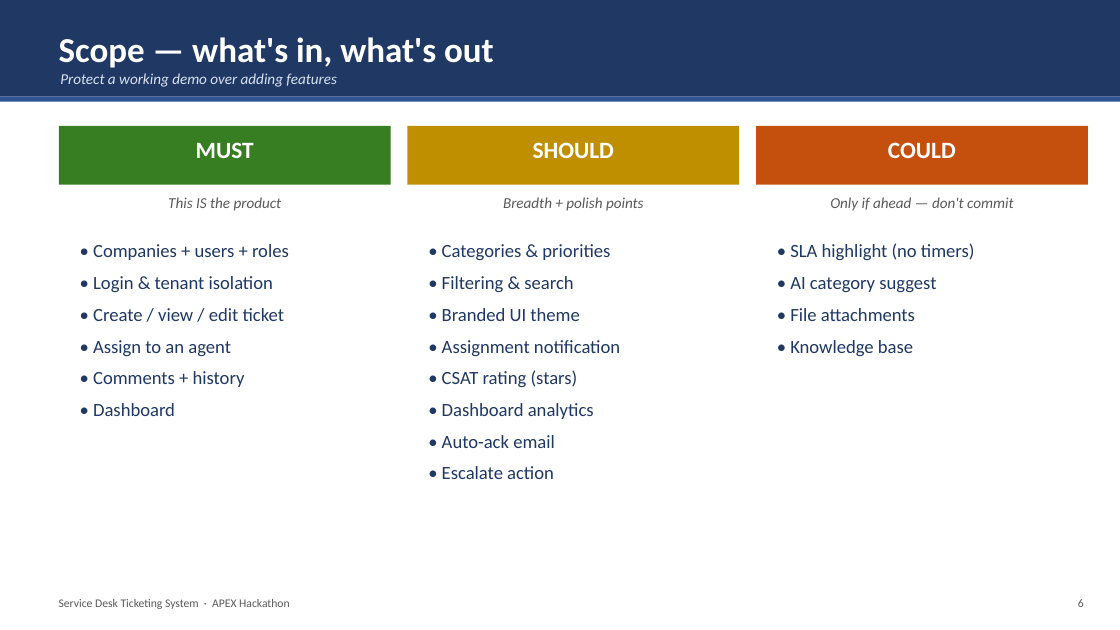
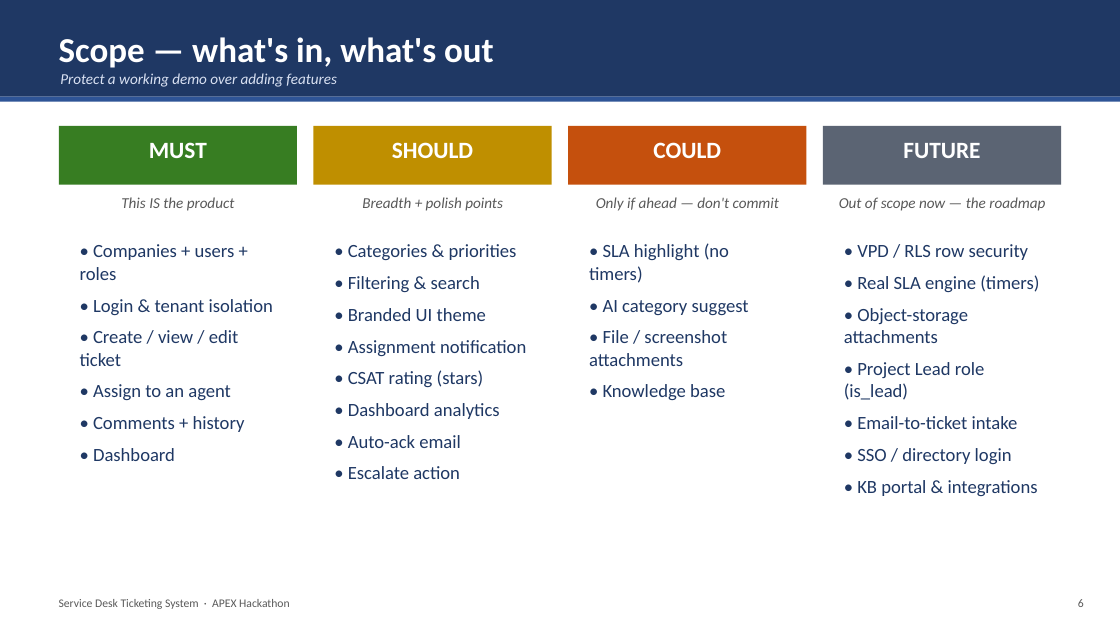
Before and after one commit to Dhawi1902/servicedesk-apex, a slide deck: slide 6 of docs/Ticketing-Kickoff.pptx. Drawn at 1120x630 pixels with LibreOffice and Linux fonts; fonts in the diff are those of the drawing. Boxes give left, top, right and bottom in pixels: in the first picture for what was removed or moved away, otherwise in the second. Text is boxed around its words. In the diff, an @@ line names an element or a change of style, - is before the commit and + after.

```diff
--- a/docs/Ticketing-Kickoff.pptx
+++ b/docs/Ticketing-Kickoff.pptx
@@ text "MUST": place and size @@
-text "MUST" at (196, 142, 254, 158)
+text "MUST" at (149, 142, 207, 158)
@@ rectangle: place and size @@
-rectangle at (59, 126, 391, 185)
+rectangle at (59, 126, 297, 185)
@@ text "SHOULD": place and size @@
-text "SHOULD" at (533, 142, 614, 158)
+text "SHOULD" at (392, 142, 473, 158)
@@ rectangle: place and size @@
-rectangle at (408, 126, 739, 185)
+rectangle at (313, 126, 552, 185)
@@ text "COULD": place and size @@
-text "COULD" at (888, 142, 956, 158)
+text "COULD" at (653, 142, 721, 158)
@@ rectangle added at (568, 126, 807, 185), fill #C5500D @@
@@ rectangle: place and size @@
-rectangle at (756, 126, 1088, 185)
+rectangle at (823, 126, 1062, 185)
@@ rectangle at (823, 126, 1062, 185): fill #C5500D to #5B6473 @@
@@ text added at (903, 143, 980, 158), 20 pt, text #FFFFFF, bold @@
+FUTURE
@@ text "This IS the product": place and size @@
-text "This IS the product" at (168, 197, 282, 211)
+text "This IS the product" at (121, 197, 235, 211)
@@ text "Breadth + polish points": place and size @@
-text "Breadth + polish points" at (503, 197, 644, 211)
+text "Breadth + polish points" at (362, 197, 503, 211)
@@ text "Only if ahead — don't ...": place and size @@
-text "Only if ahead — don't ..." at (830, 197, 1013, 211)
+text "Only if ahead — don't ..." at (596, 197, 779, 211)
@@ text added at (839, 197, 1045, 211), 13 pt, text #595959, italic @@
+Out of scope now — the roadmap
@@ text "• Companies + users + ..." rewrapped from (93, 244, 289, 416) to (80, 244, 273, 461) @@
@@ text "• Categories & priorities": place and size @@
-text "• Categories & priorities" at (442, 244, 620, 479)
+text "• Categories & priorities" at (348, 244, 526, 479)
@@ text "• SLA highlight (no timers)": place and size @@
-text "• SLA highlight (no timers)" at (790, 243, 975, 356)
+text "• SLA highlight (no timers)" at (589, 243, 749, 400)
@@ text added at (844, 244, 1039, 496), 16 pt, text #1F3864 @@
+• VPD / RLS row security
+• Real SLA engine (timers)
+• Object-storage attachments
+• Project Lead role (is_lead)
+• Email-to-ticket intake
+• SSO / directory login
+• KB portal & integrations
@@ text at (589, 330, 727, 366): text changed @@
-• File attachments
+• File / screenshot attachments
```
Also in this commit, not shown: 10 other files.
